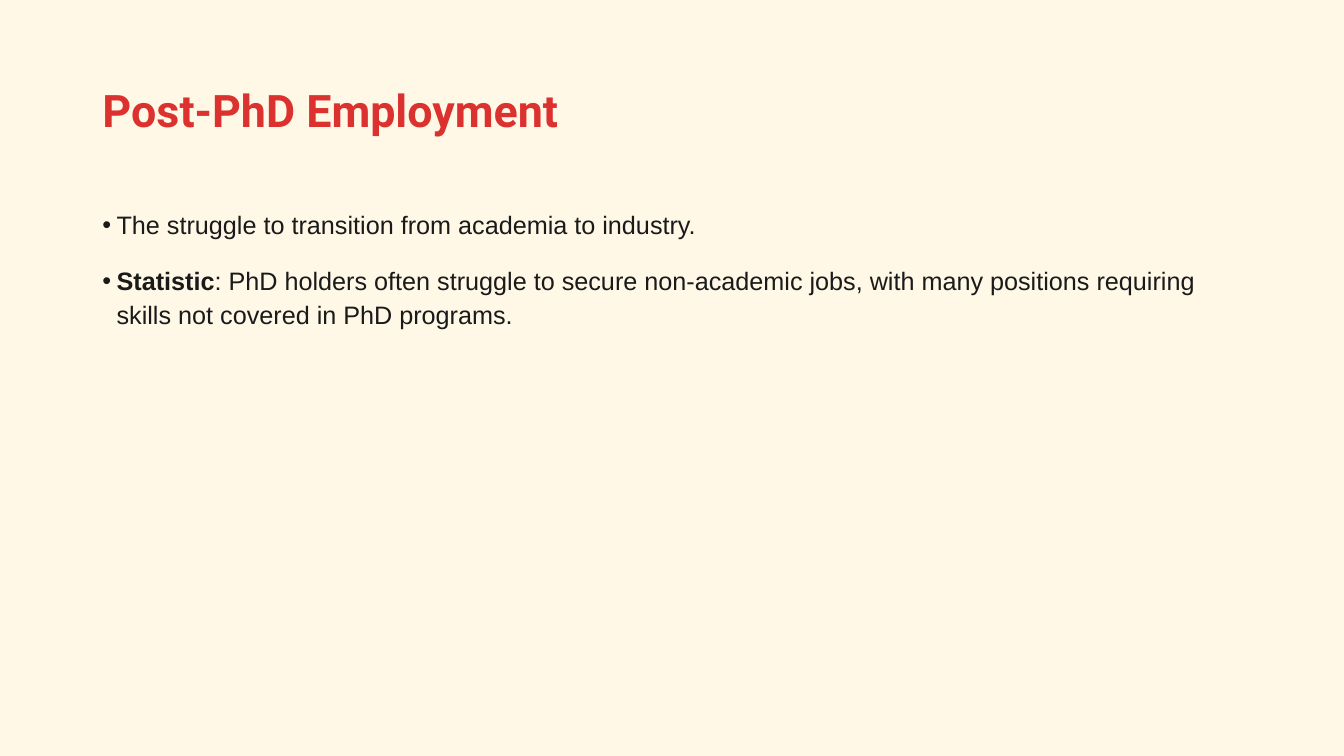
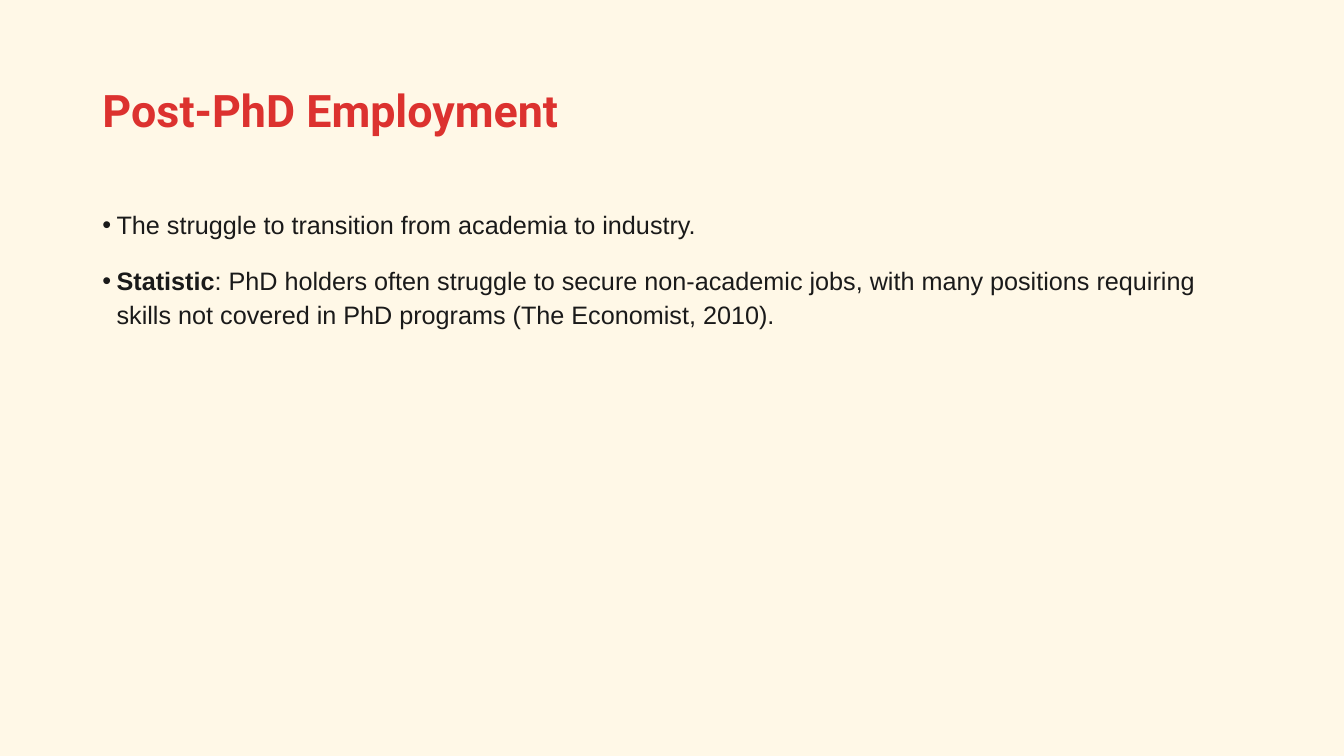
Before and after one commit to bsamadi/quarto-phd-slides, a slide deck: slide 9 of presentation-01.pptx. Drawn at 1344x756 pixels with LibreOffice and Linux fonts; fonts in the diff are those of the drawing. Boxes give left, top, right and bottom in pixels: in the first picture for what was removed or moved away, otherwise in the second. Text is boxed around its words. In the diff, an @@ line names an element or a change of style, - is before the commit and + after.

```diff
--- a/presentation-01.pptx
+++ b/presentation-01.pptx
@@ text at [117, 271, 1195, 330]: text changed @@
-• Statistic: PhD holders often struggle to secure non-academic jobs, with many positions requiring skills not covered in PhD programs.
+• Statistic: PhD holders often struggle to secure non-academic jobs, with many positions requiring skills not covered in PhD programs (The Economist, 2010).
```
Also in this commit, not shown: 5 other slides changed, 2 slides added, 4 other files.
